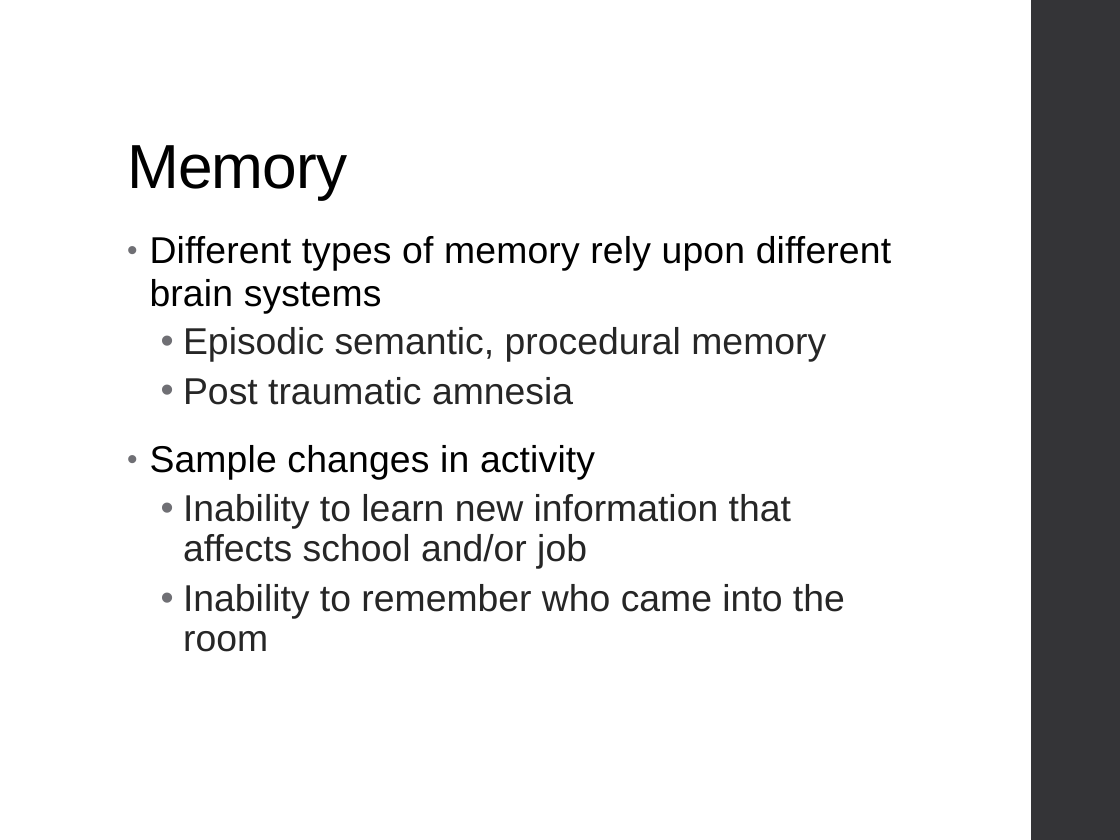
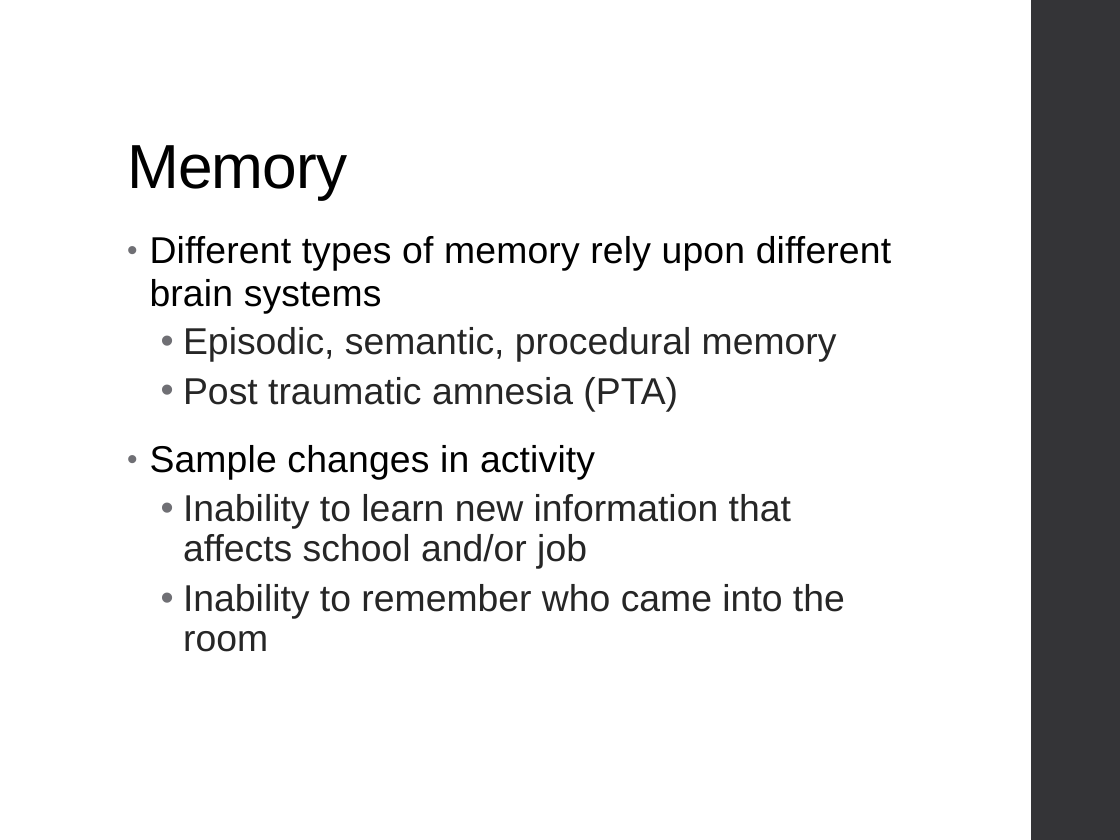
Before and after one commit to Jim-Wright90/cds_663_winter_2021, a slide deck: slide 17 of slides/Week1_21.pptx. Drawn at 1120x840 pixels with LibreOffice and Linux fonts; fonts in the diff are those of the drawing. Boxes give left, top, right and bottom in pixels: in the first picture for what was removed or moved away, otherwise in the second. Text is boxed around its words. In the diff, an @@ line names an element or a change of style, - is before the commit and + after.

```diff
--- a/slides/Week1_21.pptx
+++ b/slides/Week1_21.pptx
@@ text at <box>183,327,837,412</box>: text changed @@
-  • Episodic semantic, procedural memory
-  • Post traumatic amnesia
+  • Episodic, semantic, procedural memory
+  • Post traumatic amnesia (PTA)
```
Also in this commit, not shown: 7 other slides changed, 2 slides removed, 6 other files.
